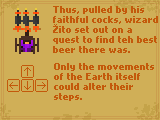
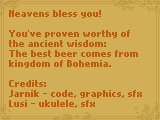
Revision of a layered 160 × 120 image; what changed, layer by layer:
showed group "outro" (3 layers) over [7,6,158,108]
hid group "intro" (6 layers) over [7,6,158,108]
